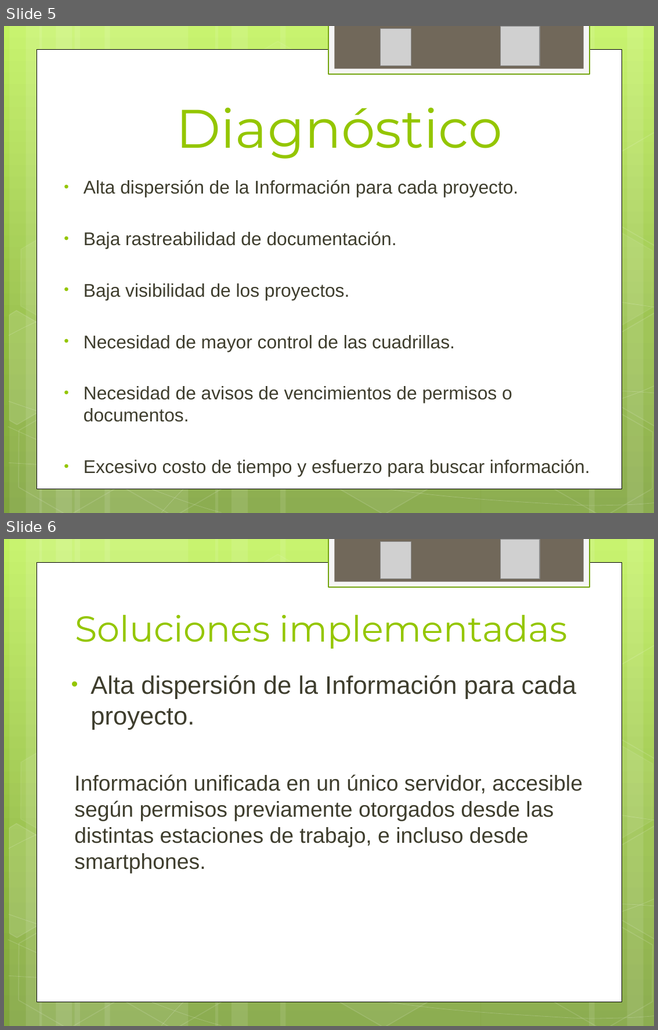
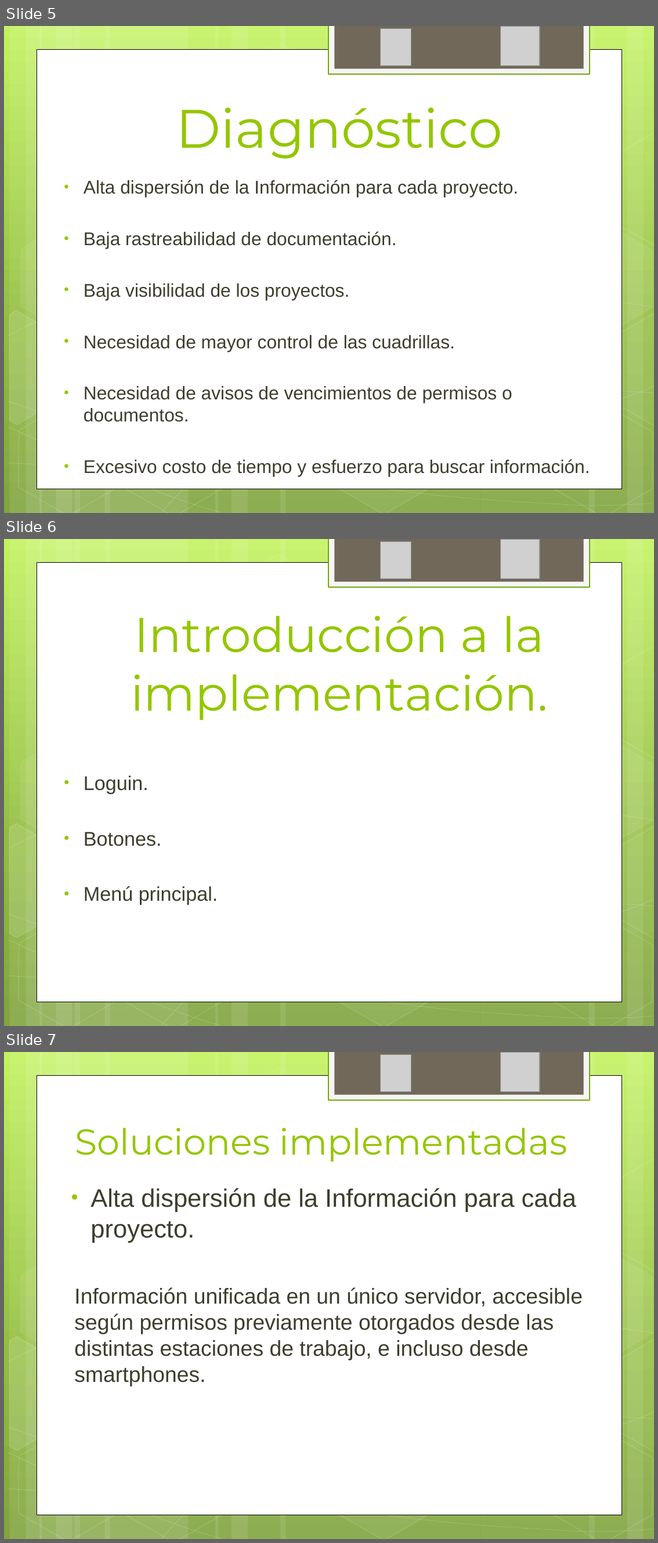
Before and after one commit to ptissera/habilitacion-profesional-2012-4k4, a slide deck: Documentacion/Proyecto/ExposicionRegularidad.pptx. Shown one above the other, each under a label of ours: slides 5 and 6 before the commit, slides 5, 6 and 7 after it. The pictures are 658x1030 and 658x1543 pixels, drawn with LibreOffice and Linux fonts; fonts in the diff are those of the drawing; grey boxes stand for pictures. Boxes give left, top, right and bottom in pixels: in the first picture for what was removed or moved away, otherwise in the second. Text is boxed around its words. In the diff, an @@ line names an element or a change of style, - is before the commit and + after.

```diff
--- a/Documentacion/Proyecto/ExposicionRegularidad.pptx
+++ b/Documentacion/Proyecto/ExposicionRegularidad.pptx
@@ slide 6 added at (4,539,654,1026), background gradient #C3F35F to #93BF3F to #81A53E; not listed: 31 template elements that a slide beside it also shows @@
@@ picture added at (380,541,411,578) @@
@@ picture added at (500,540,540,579) @@
@@ title added at (130,616,547,721), 54 pt, text #94C600 @@
+Introducción a la implementación.
@@ text added at (83,776,218,905), 22 pt, text #3E3D2D @@
+  • Loguin.
+  • Botones.
+  • Menú principal.
@@ what was slide 6 is now slide 7 @@
```
Also in this commit, not shown: 1 slide changed.
